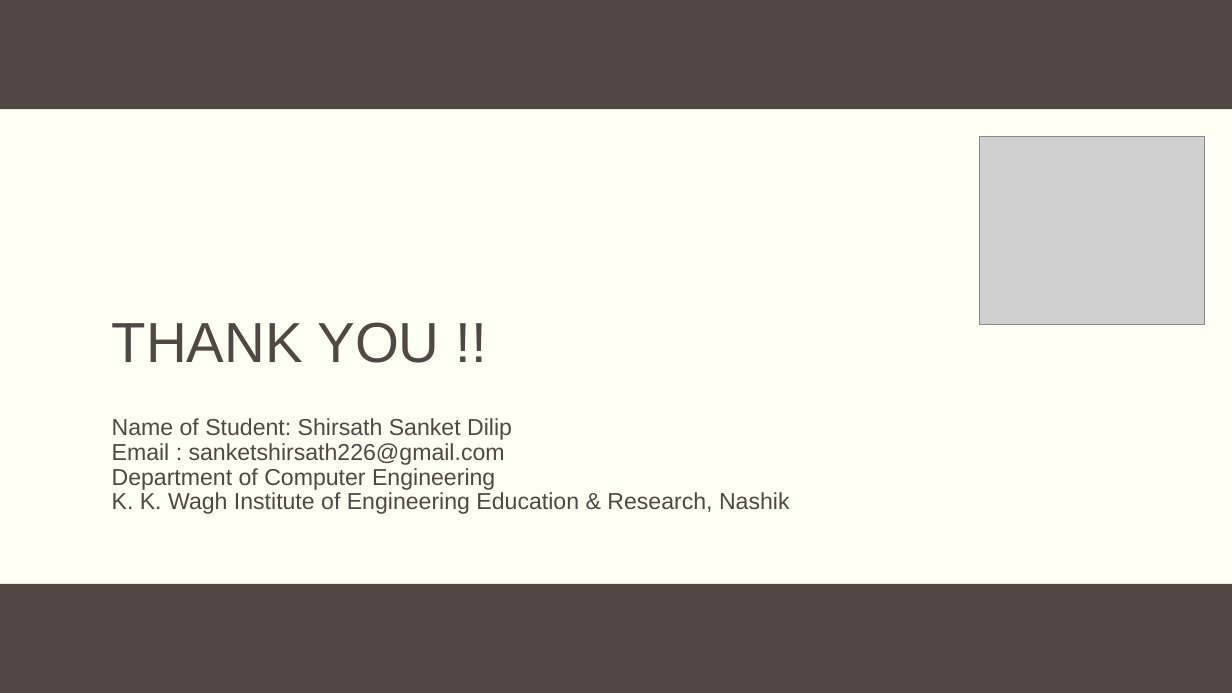
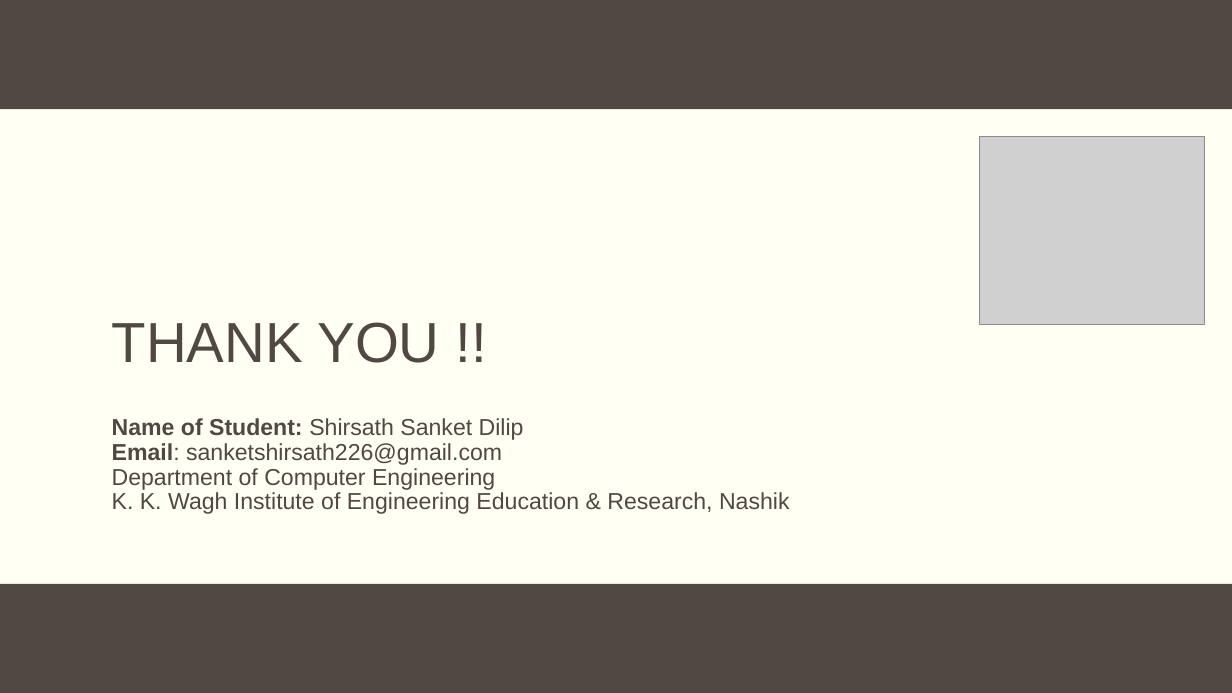
Before and after one commit to sanketshirsath226/College-Practical, a slide deck: slide 16 of Seminar/Seminar_Presentations.pptx (slide 15 before the commit). Drawn at 1232x693 pixels with LibreOffice and Linux fonts; fonts in the diff are those of the drawing; grey boxes stand for pictures; background and template pictures are left out. Boxes give left, top, right and bottom in pixels: in the first picture for what was removed or moved away, otherwise in the second. Text is boxed around its words. In the diff, an @@ line names an element or a change of style, - is before the commit and + after.

```diff
--- a/Seminar/Seminar_Presentations.pptx
+++ b/Seminar/Seminar_Presentations.pptx
@@ subtitle at (112, 418, 524, 440): bold on in "Name of Student:" @@
@@ subtitle at (112, 443, 502, 465): spaces changed @@
-Email : sanketshirsath226@gmail.com
+Email: sanketshirsath226@gmail.com
```
Also in this commit, not shown: 11 other slides changed, 2 slides added, 1 slide removed, 2 other files.
